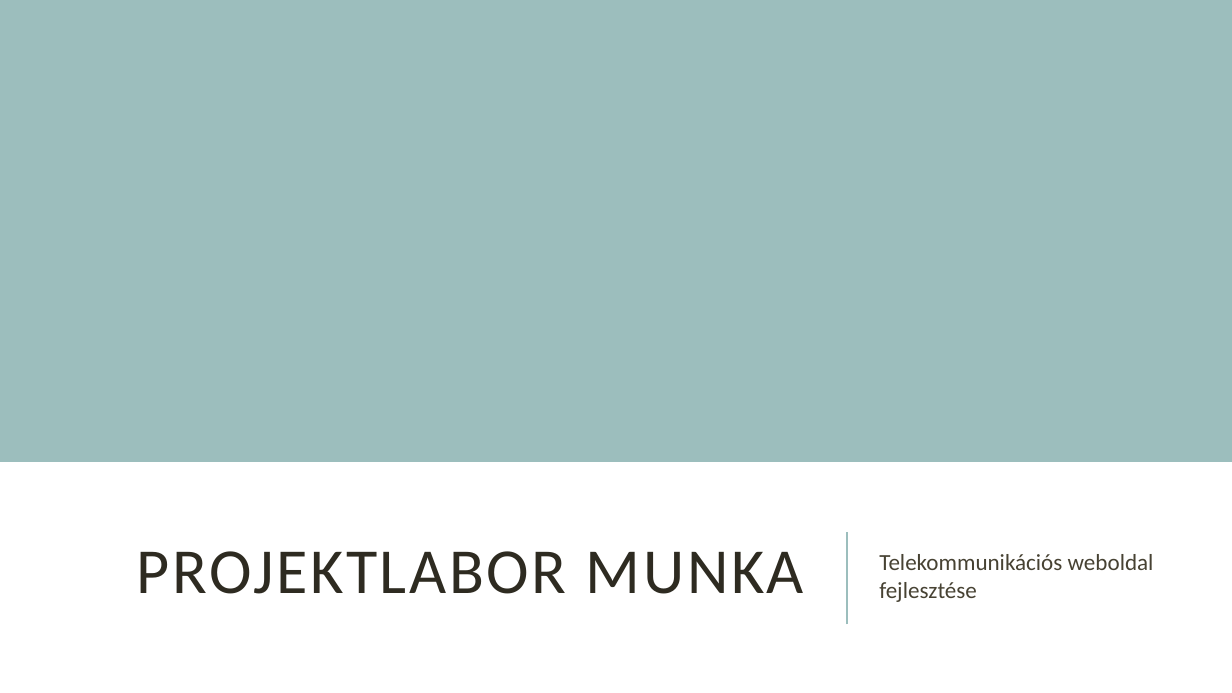
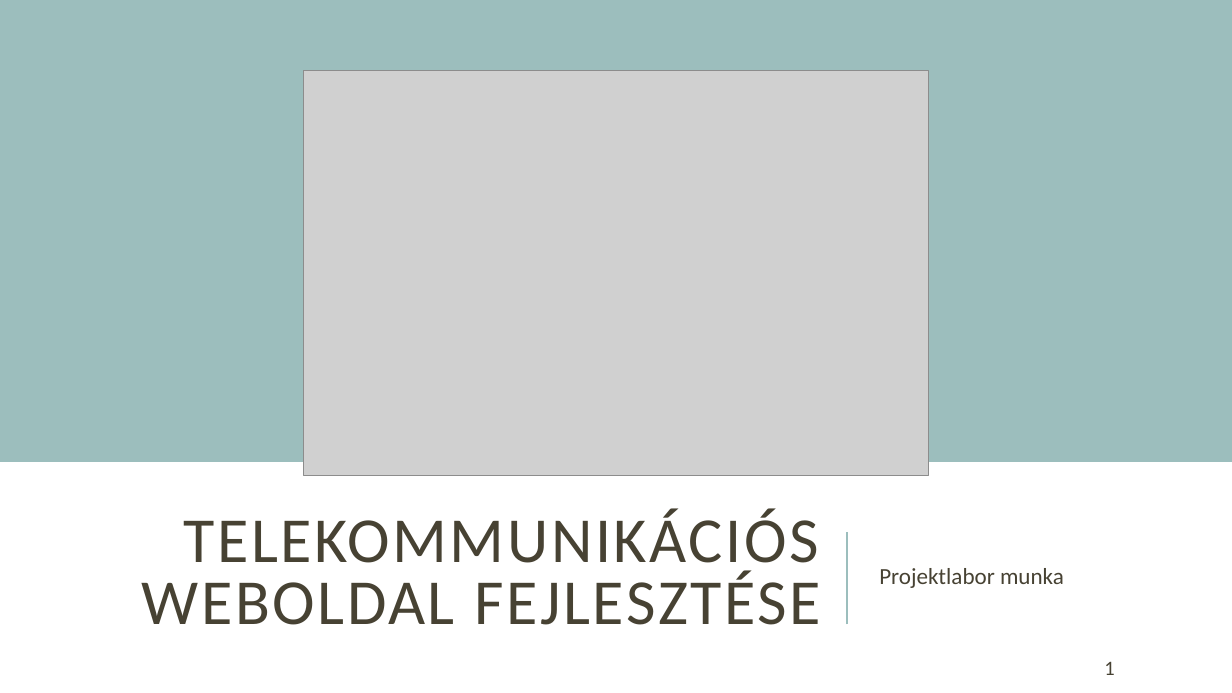
Before and after one commit to HegyiBazsi/Project-LAB-or-DIE, a slide deck: slide 1 of Projektlabor_bemutato.pptx. Drawn at 1232x693 pixels with LibreOffice and Linux fonts; fonts in the diff are those of the drawing; grey boxes stand for pictures. Boxes give left, top, right and bottom in pixels: in the first picture for what was removed or moved away, otherwise in the second. Text is boxed around its words. In the diff, an @@ line names an element or a change of style, - is before the commit and + after.

```diff
--- a/Projektlabor_bemutato.pptx
+++ b/Projektlabor_bemutato.pptx
@@ picture added at box(303, 71, 929, 476) @@
@@ title at box(142, 509, 821, 625): text changed; text colour #2E2B21 to #474233 @@
-PROJEKTLABOR MUNKA
+TELEKOMMUNIKÁCIÓS WEBOLDAL FEJLESZTÉSE
@@ subtitle at box(879, 568, 1064, 588): text changed @@
-Telekommunikációs weboldal fejlesztése
+Projektlabor munka
@@ page number added at box(1104, 661, 1114, 675), 16 pt, text #474233 @@
+1
```
Also in this commit, not shown: 7 other slides changed, 1 slide added, 1 slide removed, 1 other file.
